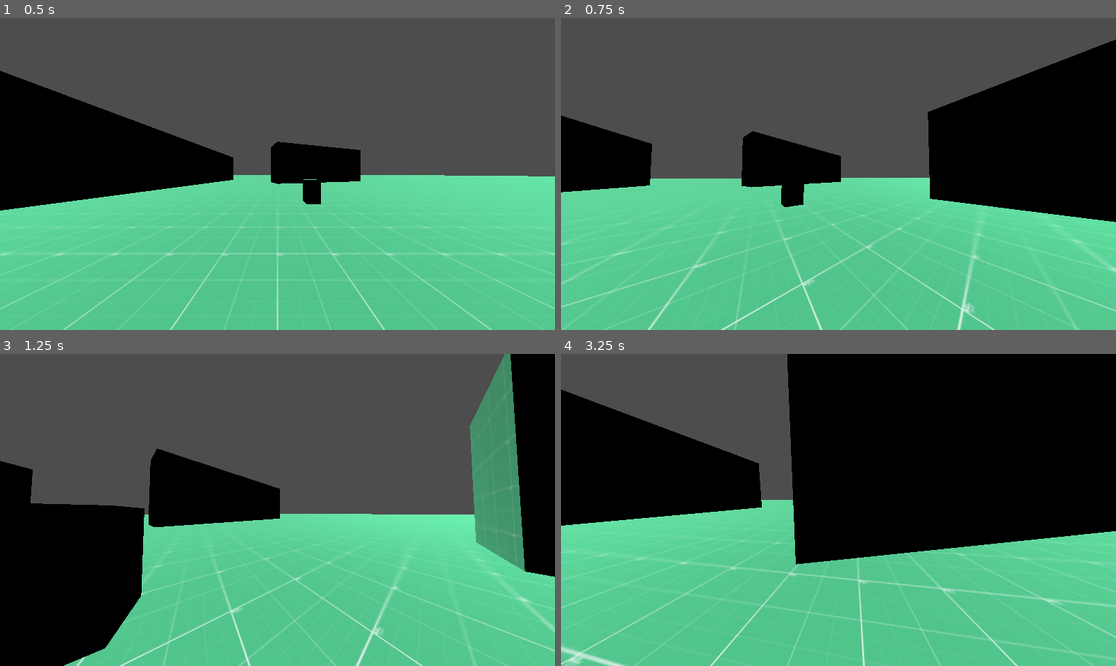
Above: before the commit, frames 1-4 (two rows, left to right).
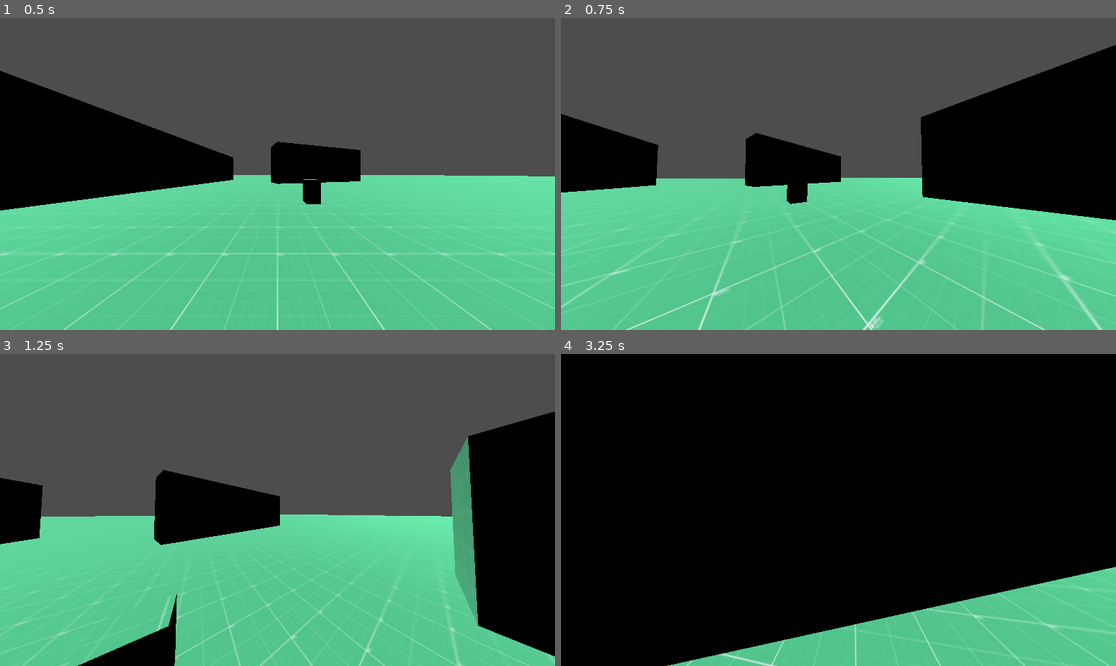
Above: after the commit, the same moments.

Repository: TimurTimergalin/team-dynamics-project-0
Game: Godot game, scene res://scenes/prototype_scene.tscn
The game is run twice, just before and just after one commit, with the same random seed, the same clock (stepped at 60 frames per second) and the same inputs.
Inputs (mouse positions are in pixels of both pictures, inside the frame that each line leads up to):
- Up to frame 1 (0.5 s): no input
- Up to frame 2 (0.75 s): move the mouse to (866, 174) at 0.52 s; hold W (main_move_forward) from 0.53 s (still down); tap Ctrl (main_crouch) at 0.6 s
- Up to frame 3 (1.25 s): keep holding W (main_move_forward); tap Space (main_jump) at 0.77 s
- Up to frame 4 (3.25 s): keep holding W (main_move_forward); move the mouse to (810, 510) at 1.27 s; tap Shift (main_run) at 1.35, 2.85 s; tap Space (main_jump) at 1.52, 3.02 s; move the mouse to (849, 503) at 2.02 s; tap Ctrl (main_crouch) at 2.1 s; move the mouse to (832, 516) at 2.77 s

Frame 1 is identical in both runs. In frame 2, 5.1% of the frame differs, in the area x 0-100%, y 6-100%; in frame 3, 28%; in frame 4, 42%, in the area x 0-100%, y 0-100%.

Commit message:
closes #11: Добавлен прыжок

Diff:
--- a/resources/player/movement.tres
+++ b/resources/player/movement.tres
@@ -5,5 +5,8 @@
 [resource]
 script = ExtResource("1_tlj7n")
 walking_max_velocity = 10.0
-walking_acceleration = 1000.0
-base_decceleration = 1000.0
+base_decceleration = 100.0
+jumping_max_velocity = 5.0
+jumping_acceleration = 100.0
+jumping_initial_velocity = 7.0
+jumping_max_control_retention = 5.0
--- a/scenes/player.tscn
+++ b/scenes/player.tscn
@@ -7,6 +7,7 @@
 [ext_resource type="Script" uid="uid://cp02gts22siqs" path="res://scripts/logic/movement/player_movement_state_machine/idle_state.gd" id="5_fjrip"]
 [ext_resource type="Script" uid="uid://ctm2er1thhhu2" path="res://scripts/logic/movement/player_movement_state_machine/walking_state.gd" id="6_smehm"]
 [ext_resource type="Script" uid="uid://jni8u8uya2y4" path="res://scripts/logic/movement/player_movement_state_machine/crouching_state.gd" id="8_y4r1p"]
+[ext_resource type="Script" uid="uid://di50bj68kopnv" path="res://scripts/logic/movement/player_movement_state_machine/jumping_state.gd" id="9_3v2ag"]
 [ext_resource type="Resource" uid="uid://dtk2blb0doadl" path="res://resources/player/movement.tres" id="9_y4r1p"]
 [ext_resource type="Script" uid="uid://i6cfyh3no4en" path="res://scripts/logic/state_machine/state_machine_logger.gd" id="10_d2wvv"]
 [ext_resource type="Script" uid="uid://drvqm8nefhw2w" path="res://scripts/logic/camera/camera_controller_logic.gd" id="10_y4r1p"]
@@ -94,26 +95,39 @@
 move_and_slide_logic = NodePath("../MoveAndSlideLogic")
 cur_state = NodePath("IdleState")
 
-[node name="IdleState" type="Node" parent="Logic/MovementStateMachine" node_paths=PackedStringArray("walking_state", "crouching_state", "player", "horizontal_movement_store", "player_camera")]
+[node name="IdleState" type="Node" parent="Logic/MovementStateMachine" node_paths=PackedStringArray("walking_state", "crouching_state", "jumping_state", "player", "horizontal_movement_store", "player_camera")]
 script = ExtResource("5_fjrip")
 walking_state = NodePath("../WalkingState")
 crouching_state = NodePath("../CrouchingState")
+jumping_state = NodePath("../JumpingState")
 player = NodePath("../../..")
 horizontal_movement_store = NodePath("../../../Stores/HorizontalMovementStore")
 player_camera = NodePath("../../../CameraHolder/Camera3D")
 player_movement_resource = ExtResource("9_y4r1p")
 
-[node name="WalkingState" type="Node" parent="Logic/MovementStateMachine" node_paths=PackedStringArray("idle_state", "crouching_state", "player", "horizontal_movement_store", "player_camera")]
+[node name="WalkingState" type="Node" parent="Logic/MovementStateMachine" node_paths=PackedStringArray("idle_state", "crouching_state", "jumping_state", "player", "horizontal_movement_store", "player_camera")]
 script = ExtResource("6_smehm")
 idle_state = NodePath("../IdleState")
 crouching_state = NodePath("../CrouchingState")
+jumping_state = NodePath("../JumpingState")
 player = NodePath("../../..")
 horizontal_movement_store = NodePath("../../../Stores/HorizontalMovementStore")
 player_camera = NodePath("../../../CameraHolder/Camera3D")
 player_movement_resource = ExtResource("9_y4r1p")
 
-[node name="CrouchingState" type="Node" parent="Logic/MovementStateMachine" node_paths=PackedStringArray("walking_state", "idle_state", "player", "horizontal_movement_store", "player_camera")]
+[node name="CrouchingState" type="Node" parent="Logic/MovementStateMachine" node_paths=PackedStringArray("walking_state", "idle_state", "jumping_state", "player", "horizontal_movement_store", "player_camera")]
 script = ExtResource("8_y4r1p")
+walking_state = NodePath("../WalkingState")
+idle_state = NodePath("../IdleState")
+jumping_state = NodePath("../JumpingState")
+player = NodePath("../../..")
+horizontal_movement_store = NodePath("../../../Stores/HorizontalMovementStore")
+player_camera = NodePath("../../../CameraHolder/Camera3D")
+player_movement_resource = ExtResource("9_y4r1p")
+
+[node name="JumpingState" type="Node" parent="Logic/MovementStateMachine" node_paths=PackedStringArray("crouching_state", "walking_state", "idle_state", "player", "horizontal_movement_store", "player_camera")]
+script = ExtResource("9_3v2ag")
+crouching_state = NodePath("../CrouchingState")
 walking_state = NodePath("../WalkingState")
 idle_state = NodePath("../IdleState")
 player = NodePath("../../..")
--- a/scripts/logic/movement/lib/horizontal_movement.gd
+++ b/scripts/logic/movement/lib/horizontal_movement.gd
@@ -1,7 +1,9 @@
 class_name HorizontalMovementLib
 
 ## Расчитывает изменение скорости тела в зависимости от напрвления, заданного управляющей машиной
-static func process(
+## Применяется замедление: при отсутствии ввода скорость уменьшается, при изменении скорости в противоположном направлении
+## используется значение ускорения decceleration
+static func move_with_decceleration(
 	target: CharacterBody3D,
 	horizontal_movement_store: HorizontalMovementStore,
 	delta: float
@@ -23,7 +25,28 @@
 	)
 
 	var d_velocity = (d_velocity_direction * a * delta).limit_length(velocity_difference.length())
-	var new_velocity = Vector2(real_velocity.x + d_velocity.x, real_velocity.y + d_velocity.y).limit_length(horizontal_movement_store.max_velocity)
+	var new_velocity = Vector2(real_velocity.x + d_velocity.x, real_velocity.y + d_velocity.y).limit_length(max(horizontal_movement_store.max_velocity, real_velocity.length()))
+
+	target.velocity.x += new_velocity.x - real_velocity.x
+	target.velocity.z += new_velocity.y - real_velocity.y
+	horizontal_movement_store.currently_applied_movement = new_velocity
+
+## Расчитывает изменение скорости тела в зависимости от напрвления, заданного управляющей машиной
+## Замедление не применяется: при отсутствии ввода горизонтальная скорость не меняется, ускорение одинаковое во всех направлениях
+static func move_without_decceleration(
+	target: CharacterBody3D,
+	horizontal_movement_store: HorizontalMovementStore,
+	delta: float
+):
+	if not horizontal_movement_store.direction:
+		return
+
+	var real_velocity = horizontal_movement_store.currently_applied_movement
+	var d_velocity_direction = horizontal_movement_store.direction
+
+	var a = horizontal_movement_store.acceleration
+	var d_velocity = d_velocity_direction * a * delta
+	var new_velocity = Vector2(real_velocity.x + d_velocity.x, real_velocity.y + d_velocity.y).limit_length(max(horizontal_movement_store.max_velocity, real_velocity.length()))
 
 	target.velocity.x += new_velocity.x - real_velocity.x
 	target.velocity.z += new_velocity.y - real_velocity.y
--- a/scripts/logic/movement/player_movement_state_machine/base_player_movement_state.gd
+++ b/scripts/logic/movement/player_movement_state_machine/base_player_movement_state.gd
@@ -13,6 +13,10 @@
 	var vector3_direction = (player_camera.global_basis * Vector3(input_direction.x, 0.0, input_direction.y))
 	return Vector2(vector3_direction.x, vector3_direction.z).normalized()
 
+func apply_jump():
+	player.velocity.y += player_movement_resource.jumping_initial_velocity
+	horizontal_movement_store.currently_applied_movement = horizontal_movement_store.currently_applied_movement.limit_length(player_movement_resource.jumping_max_control_retention)
+
 func after_move(old_velocity: Vector3, new_velocity: Vector3, slided: bool) -> BasePlayerMovementState:
 	if slided:
 		HorizontalMovementLib.handle_slided(horizontal_movement_store, old_velocity, new_velocity)
--- a/scripts/logic/movement/player_movement_state_machine/crouching_state.gd
+++ b/scripts/logic/movement/player_movement_state_machine/crouching_state.gd
@@ -3,20 +3,25 @@
 
 @export var walking_state: BasePlayerMovementState
 @export var idle_state: BasePlayerMovementState
+@export var jumping_state: BasePlayerMovementState
 
 func enter() -> void:
-	horizontal_movement_store.decceleration = player_movement_resource.base_decceleration
-	horizontal_movement_store.acceleration = player_movement_resource.crouching_acceleration
-	horizontal_movement_store.max_velocity = player_movement_resource.crouching_max_velocity
+    horizontal_movement_store.decceleration = player_movement_resource.base_decceleration
+    horizontal_movement_store.acceleration = player_movement_resource.crouching_acceleration
+    horizontal_movement_store.max_velocity = player_movement_resource.crouching_max_velocity
 
 func physics_process(delta: float) -> State:
-	var direction = get_player_movement_direction()
-	horizontal_movement_store.direction = direction
-	HorizontalMovementLib.process(player, horizontal_movement_store, delta)
-	if !Input.is_action_pressed(MainActions.crouch):
-		if direction:
-			return walking_state
-		else:
-			return idle_state
+    var direction = get_player_movement_direction()
+    horizontal_movement_store.direction = direction
+    HorizontalMovementLib.move_with_decceleration(player, horizontal_movement_store, delta)
 
-	return self
+    if Input.is_action_just_pressed(MainActions.jump):
+        apply_jump()
+        return jumping_state
+    if !Input.is_action_pressed(MainActions.crouch):
+        if direction:
+            return walking_state
+        else:
+            return idle_state
+
+    return self
--- a/scripts/logic/movement/player_movement_state_machine/idle_state.gd
+++ b/scripts/logic/movement/player_movement_state_machine/idle_state.gd
@@ -3,6 +3,7 @@
 
 @export var walking_state: BasePlayerMovementState
 @export var crouching_state: BasePlayerMovementState
+@export var jumping_state: BasePlayerMovementState
 
 func enter() -> void:
 	horizontal_movement_store.decceleration = player_movement_resource.base_decceleration
@@ -10,7 +11,11 @@
 func physics_process(delta: float) -> State:
 	var direction = get_player_movement_direction()
 	horizontal_movement_store.direction = direction
-	HorizontalMovementLib.process(player, horizontal_movement_store, delta)
+	HorizontalMovementLib.move_with_decceleration(player, horizontal_movement_store, delta)
+
+	if Input.is_action_just_pressed(MainActions.jump):
+		apply_jump()
+		return jumping_state
 	if Input.is_action_pressed(MainActions.crouch):
 		return crouching_state
 
--- a/scripts/logic/movement/player_movement_state_machine/jumping_state.gd
+++ b/scripts/logic/movement/player_movement_state_machine/jumping_state.gd
@@ -1 +1,29 @@
 extends BasePlayerMovementState
+
+@export var crouching_state: BasePlayerMovementState
+@export var walking_state: BasePlayerMovementState
+@export var idle_state: BasePlayerMovementState
+
+func enter() -> void:
+    horizontal_movement_store.acceleration = player_movement_resource.jumping_acceleration
+    horizontal_movement_store.max_velocity = player_movement_resource.jumping_max_velocity
+
+func physics_process(delta: float) -> State:
+    var direction = get_player_movement_direction()
+    horizontal_movement_store.direction = direction
+    HorizontalMovementLib.move_without_decceleration(player, horizontal_movement_store, delta)
+    return self
+
+func after_move(_old_velocity: Vector3, _new_velocity: Vector3, _slided: bool) -> BasePlayerMovementState:
+    super.after_move(_old_velocity, _new_velocity, _slided)
+    if not player.is_on_floor():
+        return self
+
+    horizontal_movement_store.currently_applied_movement = Vector2(player.velocity.x, player.velocity.z)
+    if Input.is_action_pressed(MainActions.crouch):
+        return crouching_state
+
+    if horizontal_movement_store.direction:
+        return walking_state
+
+    return idle_state
--- a/scripts/logic/movement/player_movement_state_machine/walking_state.gd
+++ b/scripts/logic/movement/player_movement_state_machine/walking_state.gd
@@ -3,20 +3,25 @@
 
 @export var idle_state: BasePlayerMovementState
 @export var crouching_state: BasePlayerMovementState
+@export var jumping_state: BasePlayerMovementState
 
 func enter() -> void:
-	horizontal_movement_store.decceleration = player_movement_resource.base_decceleration
-	horizontal_movement_store.acceleration = player_movement_resource.walking_acceleration
-	horizontal_movement_store.max_velocity = player_movement_resource.walking_max_velocity
+    horizontal_movement_store.decceleration = player_movement_resource.base_decceleration
+    horizontal_movement_store.acceleration = player_movement_resource.walking_acceleration
+    horizontal_movement_store.max_velocity = player_movement_resource.walking_max_velocity
 
 func physics_process(delta: float) -> State:
-	var direction = get_player_movement_direction()
-	horizontal_movement_store.direction = direction
-	HorizontalMovementLib.process(player, horizontal_movement_store, delta)
-	if Input.is_action_pressed(MainActions.crouch):
-		return crouching_state
+    var direction = get_player_movement_direction()
+    horizontal_movement_store.direction = direction
+    HorizontalMovementLib.move_with_decceleration(player, horizontal_movement_store, delta)
 
-	if not direction:
-		return idle_state
+    if Input.is_action_just_pressed(MainActions.jump):
+        apply_jump()
+        return jumping_state
+    if Input.is_action_pressed(MainActions.crouch):
+        return crouching_state
 
-	return self
+    if not direction:
+        return idle_state
+
+    return self
--- a/scripts/resources/player/movement.gd
+++ b/scripts/resources/player/movement.gd
@@ -4,8 +4,10 @@
 
 @export var walking_max_velocity: float = 15
 @export var walking_acceleration: float = 50
-@export var base_decceleration: float = 80
+@export var base_decceleration: float = 80  # Должно быть не меньше, чем ускорения
 @export var crouching_max_velocity: float = 5
 @export var crouching_acceleration: float = 50
-@export var running_max_velocity: float = 100
-@export var running_acceleration: float = 50
+@export var jumping_max_velocity: float = 10
+@export var jumping_acceleration: float = 10
+@export var jumping_initial_velocity: float = 80
+@export var jumping_max_control_retention: float = 20 # Должно быть не меньше, чем jumping_max_velocity
